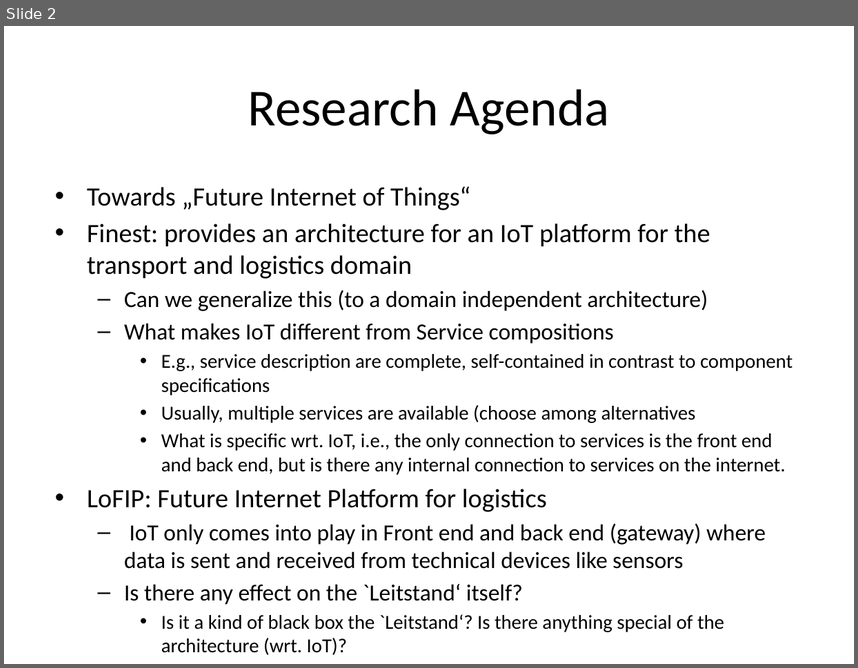
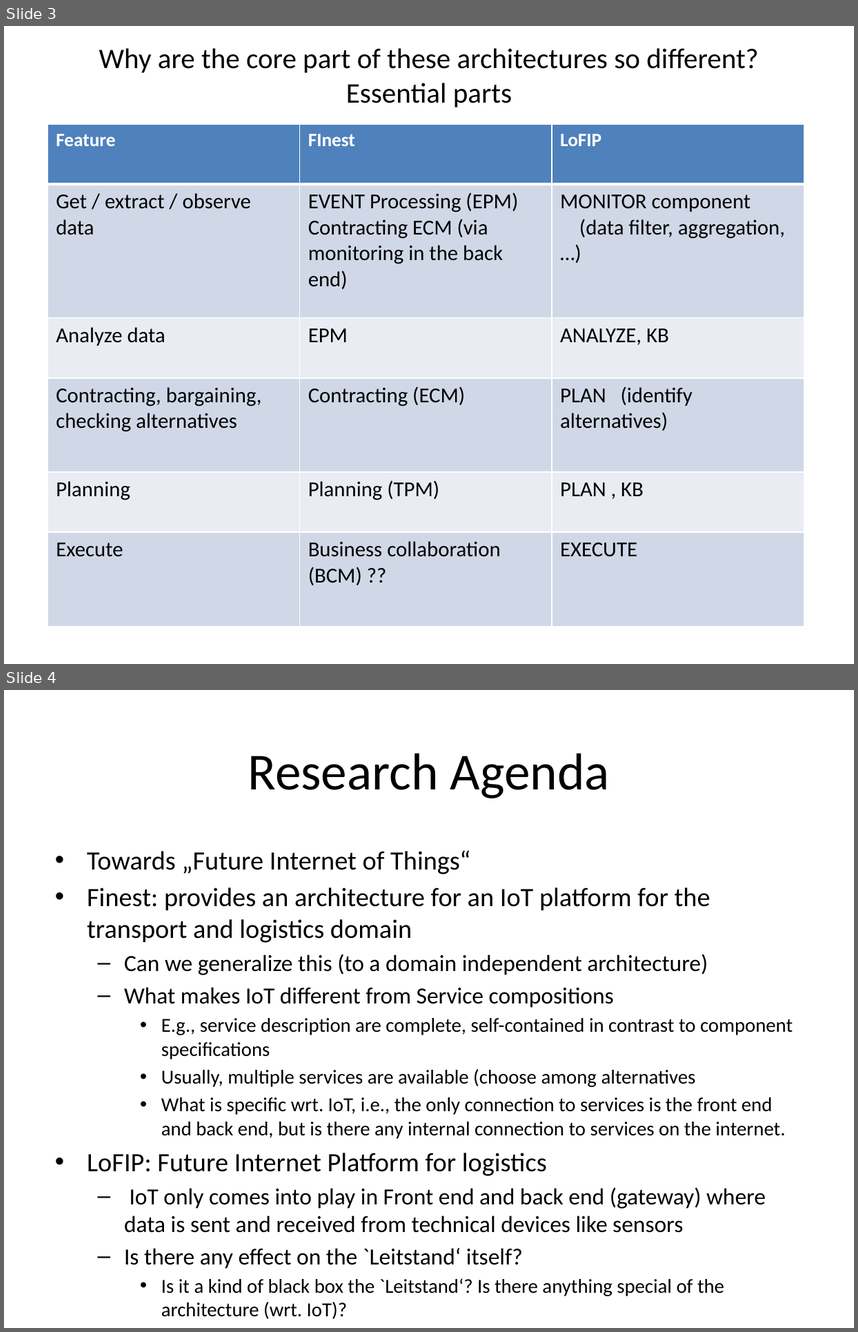
Before and after one commit to ggr-research/architecture, a slide deck: slides/FInest-vs-LoFIP.pptx. Shown one above the other, each under a label of ours: slide 2 before the commit, slides 3 and 4 after it. The pictures are 858x668 and 858x1332 pixels, drawn with LibreOffice and Linux fonts; fonts in the diff are those of the drawing. Boxes give left, top, right and bottom in pixels: in the first picture for what was removed or moved away, otherwise in the second. Text is boxed around its words. In the diff, an @@ line names an element or a change of style, - is before the commit and + after.

```diff
--- a/slides/FInest-vs-LoFIP.pptx
+++ b/slides/FInest-vs-LoFIP.pptx
@@ slide 3 added at (x1=4, y1=26, x2=854, y2=664), background #FFFFFF @@
@@ title added at (x1=99, y1=48, x2=758, y2=107), 24 pt, text #000000 @@
+Why are the core part of these architectures so different?
+Essential parts
@@ table added at (x1=47, y1=124, x2=805, y2=626), 6 rows, 3 columns @@
+Feature | FInest | LoFIP
+Get / extract / observe data | EVENT Processing (EPM) / Contracting ECM (via monitoring in the back end) | MONITOR component / (data filter, aggregation, …)
+Analyze data | EPM | ANALYZE, KB
+Contracting, bargaining, / checking alternatives | Contracting (ECM) | PLAN (identify alternatives)
+Planning | Planning (TPM) | PLAN , KB
+Execute | Business collaboration (BCM) ?? | EXECUTE
@@ what was slide 2 is now slide 4 @@
```
Also in this commit, not shown: 2 slides changed, 1 other slide added, 1 slide removed.
